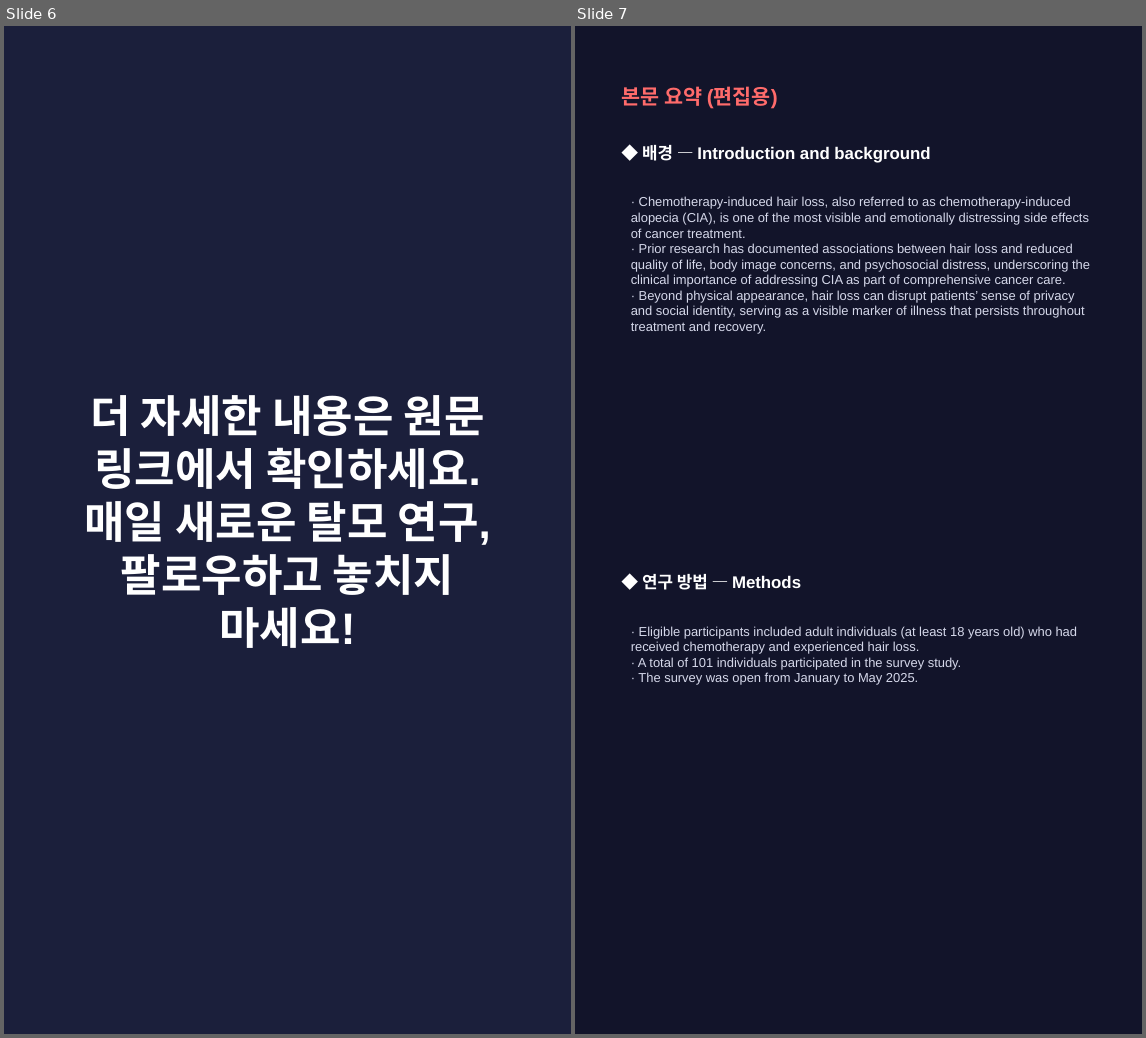
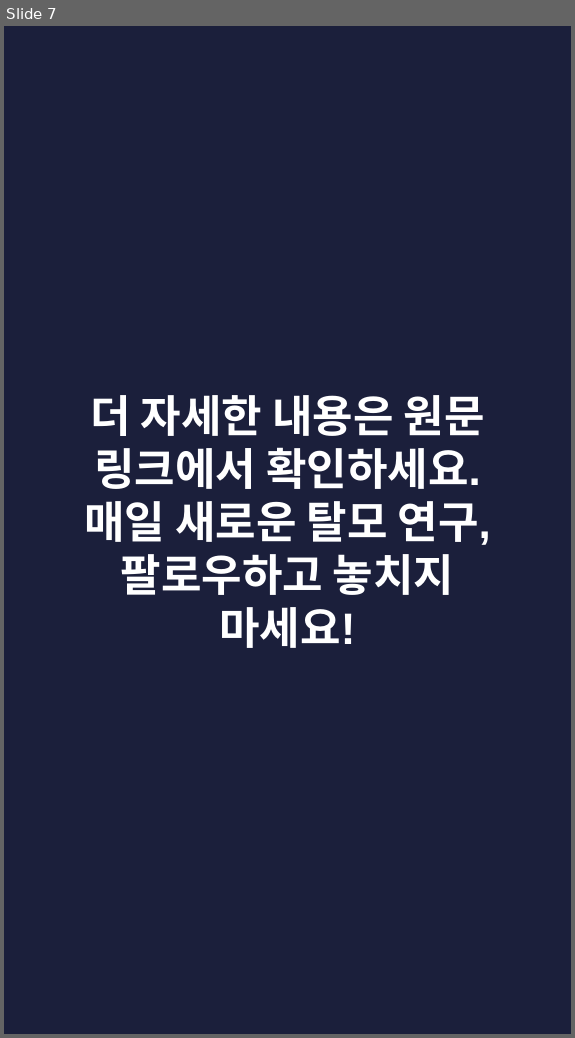
Before and after one commit to hyokang2010-BJ-ANTH/product-builder-test, a slide deck: pwa/data/latest/slides.pptx. Shown side by side, each under a label of ours: slides 6 and 7 before the commit, slide 7 after it. The pictures are 1146x1038 and 575x1038 pixels, drawn with LibreOffice and Linux fonts; fonts in the diff are those of the drawing. Boxes give left, top, right and bottom in pixels: in the first picture for what was removed or moved away, otherwise in the second. Text is boxed around its words. In the diff, an @@ line names an element or a change of style, - is before the commit and + after.

```diff
--- a/pwa/data/latest/slides.pptx
+++ b/pwa/data/latest/slides.pptx
@@ slide 7 removed at <box>575,26,1142,1034</box>, background #12142A @@
@@ text removed at <box>621,86,778,109</box> @@
-본문 요약 (편집용)
@@ text removed at <box>642,145,930,163</box> @@
-◆ 배경 — Introduction and background
@@ text removed at <box>631,196,1090,334</box> @@
-· Chemotherapy-induced hair loss, also referred to as chemotherapy-induced alopecia (CIA), is one of the most visible and emotionally distressing side effects of cancer treatment.
-· Prior research has documented associations between hair loss and reduced quality of life, body image concerns, and psychosocial distress, underscoring the clinical importance of addressing CIA as part of comprehensive cancer care.
-· Beyond physical appearance, hair loss can disrupt patients’ sense of privacy and social identity, serving as a visible marker of illness that persists throughout treatment and recovery.
@@ text removed at <box>642,574,801,590</box> @@
-◆ 연구 방법 — Methods
@@ text removed at <box>631,626,1078,685</box> @@
-· Eligible participants included adult individuals (at least 18 years old) who had received chemotherapy and experienced hair loss.
-· A total of 101 individuals participated in the survey study.
-· The survey was open from January to May 2025.
@@ what was slide 6 is now slide 7 @@
```
Also in this commit, not shown: 2 slides changed, 7 slides added, 5 other slides removed, 28 other files.
